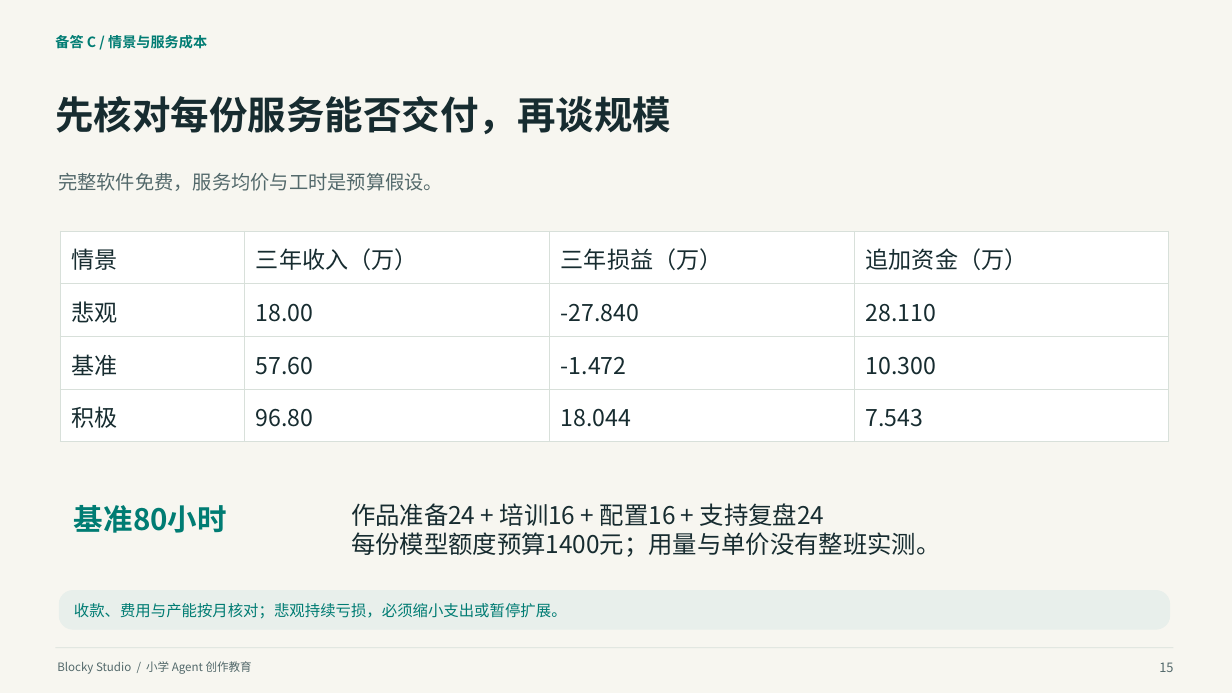
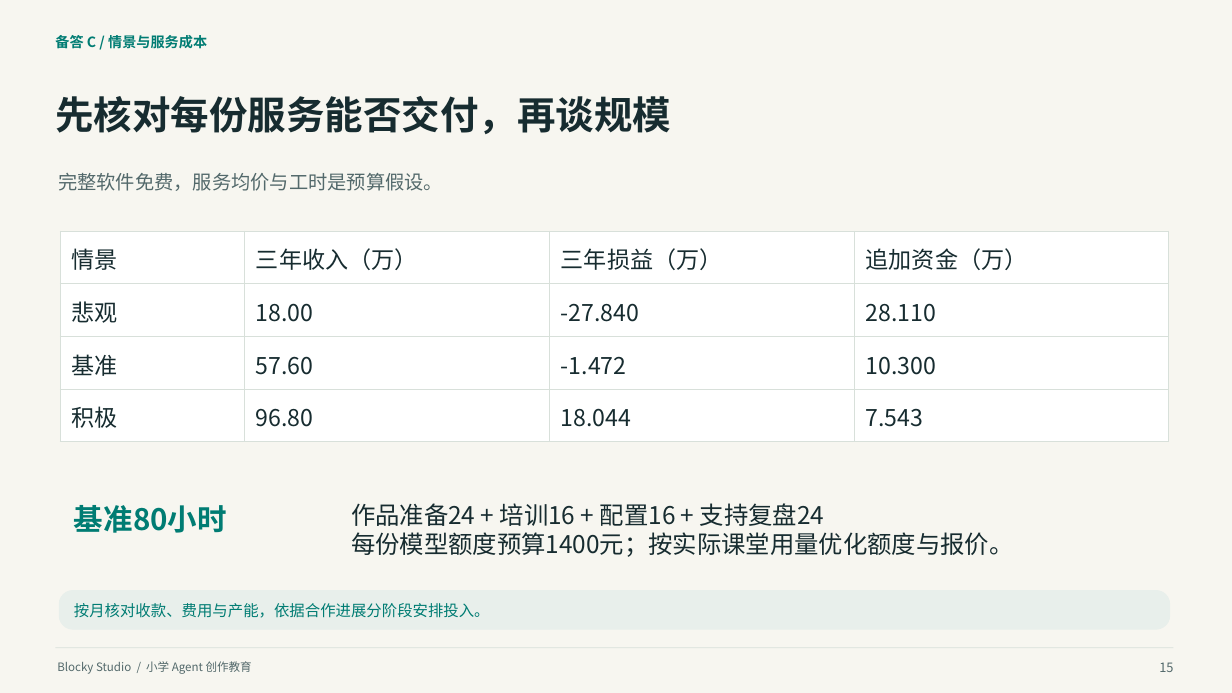
Before and after one commit to q2955161835-debug/Blocky-AI, a slide deck: slide 15 of doc/交付/2026-10-03-答辩与商业计划书/Blocky-Studio-小学Agent创作教育-2026-10-03.pptx. Drawn at 1232x693 pixels with LibreOffice and Linux fonts; fonts in the diff are those of the drawing. Boxes give left, top, right and bottom in pixels: in the first picture for what was removed or moved away, otherwise in the second. Text is boxed around its words. In the diff, an @@ line names an element or a change of style, - is before the commit and + after.

Commit message:
docs: revise pitch wording and record independent investor reaudit [skip ci]

```diff
--- a/doc/交付/2026-10-03-答辩与商业计划书/Blocky-Studio-小学Agent创作教育-2026-10-03.pptx
+++ b/doc/交付/2026-10-03-答辩与商业计划书/Blocky-Studio-小学Agent创作教育-2026-10-03.pptx
@@ text at (x1=351, y1=532, x2=1013, y2=557): text changed @@
-每份模型额度预算1400元；用量与单价没有整班实测。
+每份模型额度预算1400元；按实际课堂用量优化额度与报价。
@@ text at (x1=74, y1=603, x2=490, y2=618): text changed @@
-收款、费用与产能按月核对；悲观持续亏损，必须缩小支出或暂停扩展。
+按月核对收款、费用与产能，依据合作进展分阶段安排投入。
```
Also in this commit, not shown: 14 other slides changed, 12 other files.
